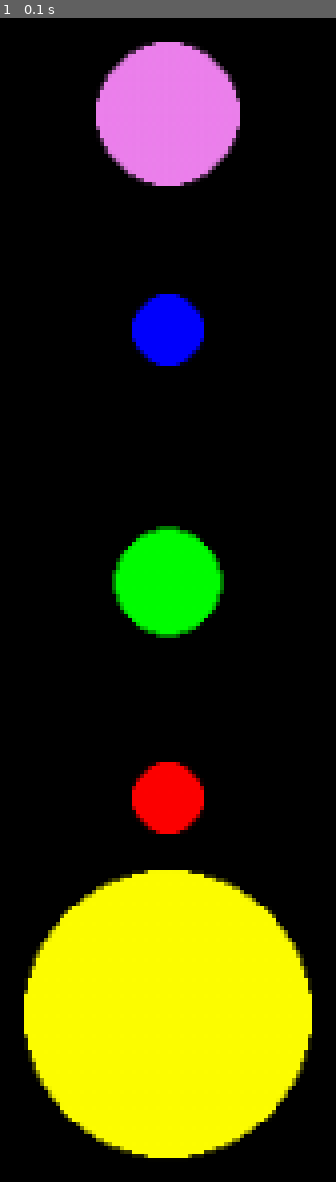
Above: before the commit, frame 1.
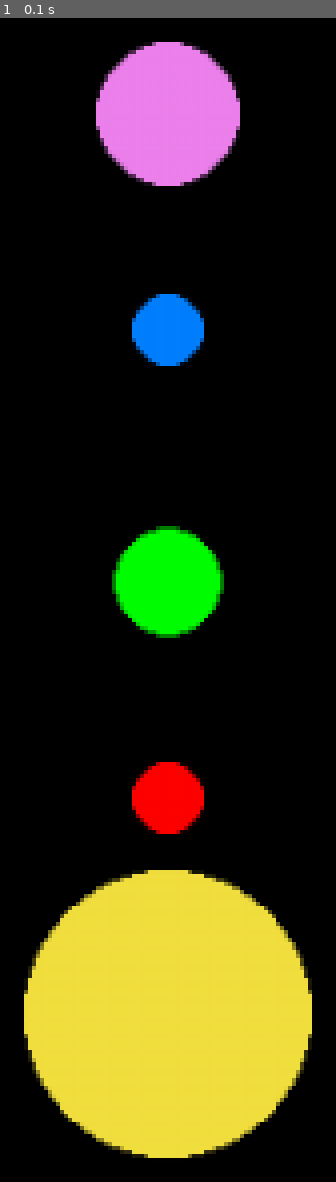
Above: after the commit, the same moment.

Repository: myhotchoc/Space-Simulator
Game: pygame game, started from Pygame Environmetnt.py
Two runs of this game, one before a commit and one after it. Both use one fixed random seed, a clock stepped at 60 frames per second and the inputs below.
Inputs:
- Up to frame 1 (0.1 s): no input

The runs differ from the first frame. In frame 1, 18% of the frame differs, in the area x 7-93%, y 23-98%.

Commit message:
Update Pygame Environmetnt.py

Diff:
--- a/Pygame Environmetnt.py
+++ b/Pygame Environmetnt.py
@@ -14,8 +14,19 @@
 GREEN = (0, 255, 0)
 RED = (255, 0, 0)
 YELLOW = (255,255,0)
-BLUE = (0, 0, 255)
 PURPLE = (238, 130, 238)
+
+ORANGE = (255, 128, 0) #FOR THE SUN
+GREY = (128, 128, 128) #FOR MERCURY
+BLOODORANGE = (255, 102, 0) #FOR VENUS
+BLUE = (0, 128, 255) #FOR EARTH
+DUST = (245, 202, 139) #FOR MARS
+JUPITER = (252, 91, 11) # COME UP WITH YOUR OWN NAME I HAVE NO CLUE
+YELLOW = (242, 224, 63) #FOR SATURN
+TURQUOISE = (125, 235, 224) #FOR UR ANUS
+DARKBLUE = (19, 27, 246) #FOR NEPTUNE
+
+
 
 class Planet(object):
     def __init__(self, radius, orbital_dist, colour, speed, window):
